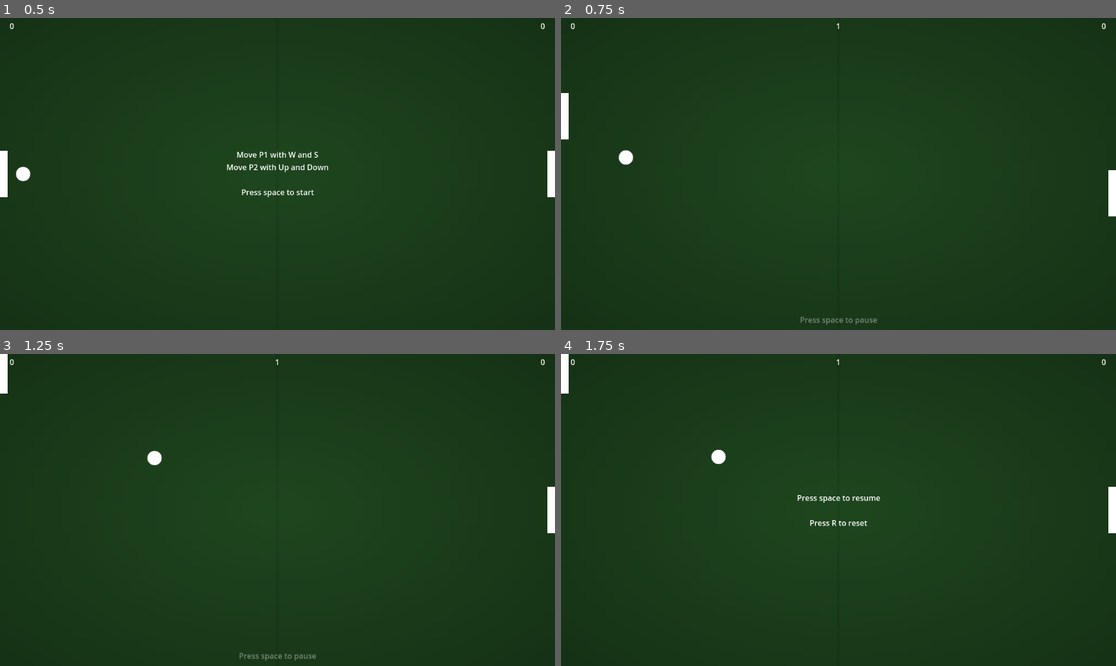
Above: before the commit, frames 1-4 (two rows, left to right).
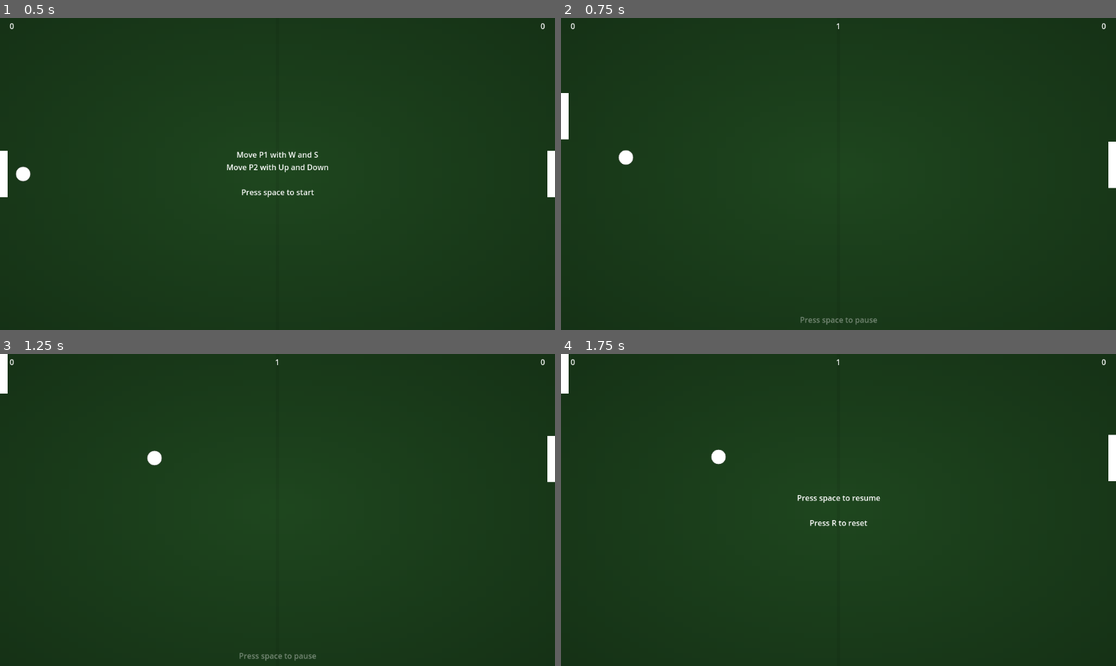
Above: after the commit, the same moments.

Repository: johnreybacal/the-20-games-challenge
Game: Godot game, scene res://01/pong/scenes/game.tscn
The game is run twice, just before and just after one commit, with the same random seed, the same clock (stepped at 60 frames per second) and the same inputs.
Inputs:
- Up to frame 1 (0.5 s): no input
- Up to frame 2 (0.75 s): tap Space (01_pong_space) at 0.5 s; hold W (01_pong_p1_up) from 0.53 s (still down); tap Down (01_pong_p2_down) at 0.6 s
- Up to frame 3 (1.25 s): keep holding W (01_pong_p1_up); tap Up (01_pong_p2_up) at 0.8 s
- Up to frame 4 (1.75 s): tap Space (01_pong_space) at 1.25 s; release W (01_pong_p1_up) at 1.28 s; hold S (01_pong_p1_down) from 1.28 s (still down); tap Up (01_pong_p2_up) at 1.35 s; tap Down (01_pong_p2_down) at 1.55 s

Frame 1 is identical in both runs. In frame 2, 0.3% of the frame differs, in the area x 98-100%, y 39-64%; in frame 3, 0.4%, in the area x 98-100%, y 26-58%; in frame 4, 0.4%.

Commit message:
feat: 01 pong > add AI

Diff:
--- a/01/pong/scenes/game.tscn
+++ b/01/pong/scenes/game.tscn
@@ -49,6 +49,7 @@
 p1 = NodePath("../Paddle")
 p2 = NodePath("../Paddle2")
 ball_scene = ExtResource("3_q4sla")
+is_p2_ai = true
 
 [node name="PlayArea" type="Area2D" parent="."]
 script = ExtResource("1_4vx4o")
@@ -63,6 +64,7 @@
 [node name="Paddle2" parent="." instance=ExtResource("1_0nbmt")]
 position = Vector2(142, 0)
 is_p1 = false
+is_ai = true
 
 [node name="Wall" parent="." instance=ExtResource("2_th3uo")]
 position = Vector2(0, -83)
--- a/01/pong/scripts/game_manager.gd
+++ b/01/pong/scripts/game_manager.gd
@@ -5,6 +5,7 @@
 @export var p1: Paddle = null
 @export var p2: Paddle = null
 @export var ball_scene: PackedScene = null
+@export var is_p2_ai = false
 
 var p1_score = 0
 var p2_score = 0
@@ -17,6 +18,7 @@
 func _ready() -> void:
     if play_area:
         play_area.scored.connect(_on_play_area_scored)
+    p2.set_is_ai(is_p2_ai)
     init()
 
 func init():
@@ -32,13 +34,15 @@
     hud.init()
     spawn_ball()
 
-func _process(_delta: float) -> void:
+func _process(delta: float) -> void:
     if not is_rally_started:
         if Input.is_action_just_pressed("01_pong_reset") and first_score != null:
             init()
             return
         if ball:
             ball.global_position = Vector2(rally_starter.global_position.x + (10 if rally_starter == p1 else -10), rally_starter.global_position.y)
+        if is_p2_ai:
+            move_ai(delta)
 
         is_rally_started = Input.is_action_just_pressed("01_pong_space")
         if is_rally_started:
@@ -55,6 +59,30 @@
         if Input.is_action_just_pressed("01_pong_reset") and get_tree().paused:
             init()
             get_tree().paused = false
+
+        if is_p2_ai:
+            move_ai(delta, ball)
+
+func move_ai(delta: float, target = null):
+    var target_y = target.global_position.y if target else 0
+    var p2_y = p2.global_position.y
+    var diff = abs(target_y - p2_y)
+    var target_axis: float = 0
+    if target_y > p2_y:
+        target_axis = 1
+    elif target_y < p2_y:
+        target_axis = -1
+    else:
+        target_axis = 0
+
+    # Slow down when near
+    if diff < 5:
+        target_axis /= 3
+
+    if p2.paddle_position == Paddle.PaddlePosition.Middle:
+        p2.ai_axis = move_toward(p2.ai_axis, target_axis, delta * 1.25)
+    else:
+        p2.ai_axis = move_toward(p2.ai_axis, target_axis, delta * 5)
 
 
 func _on_play_area_scored(player: int) -> void:
--- a/01/pong/scripts/paddle.gd
+++ b/01/pong/scripts/paddle.gd
@@ -3,16 +3,28 @@
 
 @export var move_speed = 150
 @export var is_p1 = true
-var is_at_top = false
-var is_at_bottom = false
+@export var is_ai = false
+
 enum PaddlePosition {Top, Middle, Bottom}
 var paddle_position = PaddlePosition.Middle
+var ai_axis: float = 0
+
+func set_is_ai(ai: bool):
+    is_ai = ai
+
+func set_ai_axis(axis: float):
+    ai_axis = axis
 
 func _process(delta: float) -> void:
-    var p1_axis = Input.get_axis("01_pong_p1_up", "01_pong_p1_down")
-    var p2_axis = Input.get_axis("01_pong_p2_up", "01_pong_p2_down")
+    var axis: float
 
-    var axis = p1_axis if is_p1 else p2_axis
+    if is_ai:
+        axis = ai_axis
+    else:
+        var p1_axis = Input.get_axis("01_pong_p1_up", "01_pong_p1_down")
+        var p2_axis = Input.get_axis("01_pong_p2_up", "01_pong_p2_down")
+
+        axis = p1_axis if is_p1 else p2_axis
 
     if paddle_position == PaddlePosition.Bottom and axis < 0:
         axis = 0
Not shown, changed: 01/pong/README.md
